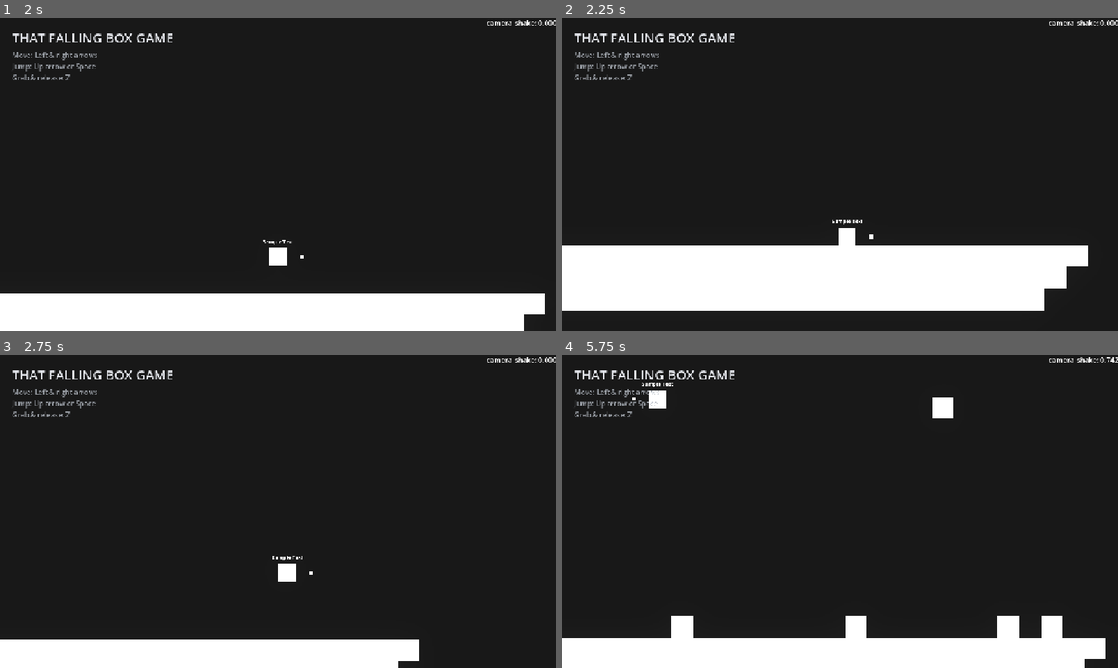
Above: before the commit, frames 1-4 (two rows, left to right).
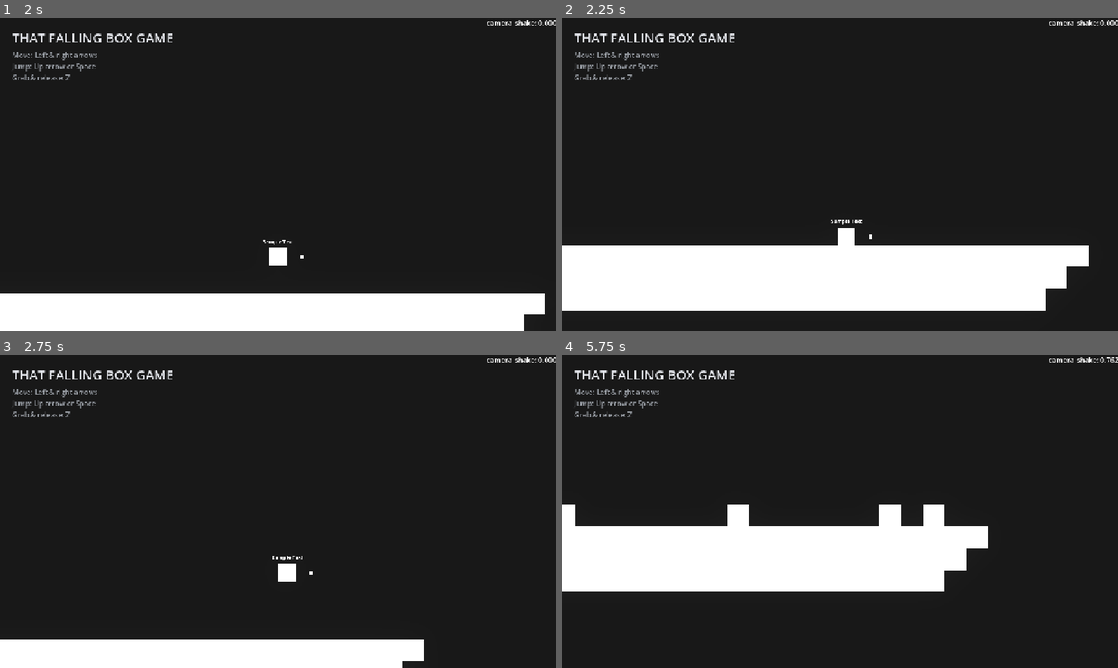
Above: after the commit, the same moments.

Repository: itsMapleLeaf/falling-box
Game: Godot game, scene res://src/main.tscn
Same seed, same stepped clock (60 frames per second), same inputs: the game is played once before the commit and once after it.
Inputs (mouse positions are in pixels of both pictures, inside the frame that each line leads up to):
- Up to frame 1 (2 s): click (222, 174) at 0.52 s; type "12" at 0.6 s; click (250, 190) at 0.75 s; type "12" at 0.83 s; click (316, 190) at 0.98 s; type "12" at 1.07 s; click "Play Local" at 1.25 s
- Up to frame 2 (2.25 s): tap Enter at 2 s; move the mouse to (962, 158) at 2.02 s; hold Right (move_right) from 2.03 s (still down); hold Z (grab) from 2.03 s (still down); click (962, 158) at 2.17 s
- Up to frame 3 (2.75 s): keep holding Right (move_right); keep holding Z (grab); tap Up (jump) at 2.27 s
- Up to frame 4 (5.75 s): release Right (move_right) at 2.75 s; release Z (grab) at 2.75 s; drag from (728, 527) to (856, 570) at 2.77 s; move the mouse to (895, 442) at 3.52 s; hold Right (move_right) 3.53-4.25 s; hold Z (grab) 3.53-4.25 s; tap I at 3.6 s; drag from (812, 574) to (673, 464) at 4.27 s; move the mouse to (1006, 558) at 5.02 s; hold Left (move_left) from 5.03 s (still down); hold Z (grab) from 5.03 s (still down); tap Alt at 5.1 s; tap Up (jump) at 5.27 s

Frame 1 is identical in both runs. In frame 2, less than 0.1% of the frame differs, in the area x 48-95%, y 64-94%; in frame 3, less than 0.1%; in frame 4, 27%, in the area x 0-100%, y 0-100%.

Commit message:
wip grabbing/releasing

Diff:
--- a/src/falling_box.gd
+++ b/src/falling_box.gd
@@ -94,3 +94,9 @@
 
 	if visual.modulate.a <= 0.0:
 		queue_free()
+
+
+@rpc("any_peer", "call_local")
+func remove_grabbed() -> void:
+	if multiplayer.is_server():
+		queue_free()
--- a/src/game_config.gd
+++ b/src/game_config.gd
@@ -24,7 +24,7 @@
 const FLYING_BOX_LIFETIME_SECONDS := 3.0
 
 const RUN_SPEED := 500.0
-const ACCELERATION := 3500.0
+const MOVEMENT_STIFFNESS := 10.0
 const PLAYER_GRAVITY := 2100.0
 const JUMP_VELOCITY := -750.0
 const MAX_FALL_SPEED := 1200.0
--- a/src/player.gd
+++ b/src/player.gd
@@ -5,9 +5,11 @@
 signal died
 
 const MAX_JUMPS := 2
+const HELD_BLOCK_STIFFNESS := 17.0
 
 @export var level: Level
 @export var facing := 1
+@export var holding := false
 
 var jumps_remaining := MAX_JUMPS
 var respawn_rng := RandomNumberGenerator.new()
@@ -17,11 +19,13 @@
 var is_local := false
 
 @onready var cursor_root: Node2D = %CursorRoot
+@onready var cursor: Node2D = %Cursor
 @onready var crush_detector_top: Area2D = %CrushDetectorTop
 @onready var crush_detector_bottom: Area2D = %CrushDetectorBottom
 @onready var camera: Camera2D = %Camera
 @onready var respawn_timer: Timer = %RespawnTimer
 @onready var name_tag: Label = %NameTag
+@onready var held_block: Node2D = %HeldBlock
 
 var respawn_delay: float:
 	set(value):
@@ -44,12 +48,33 @@
 	)
 
 
+func _unhandled_input(event: InputEvent) -> void:
+	if not is_multiplayer_authority():
+		return
+
+	if event.is_action_pressed("grab"):
+		grab()
+
+	if event.is_action_released("grab"):
+		release()
+
+
 func set_name_tag_text(text: String) -> void:
 	name_tag.text = text
 
 
 func _process(_delta: float) -> void:
 	cursor_root.scale.x = facing
+	_update_holding_display()
+
+
+func _update_holding_display() -> void:
+	if holding:
+		cursor.visible = false
+		held_block.visible = true
+	else:
+		cursor.visible = true
+		held_block.visible = false
 
 
 func _physics_process(delta: float) -> void:
@@ -58,10 +83,10 @@
 	if not is_zero_approx(direction):
 		facing = 1 if direction > 0.0 else -1
 
-	velocity.x = move_toward(
+	velocity.x = lerpf(
 		velocity.x,
 		direction * GameConfig.RUN_SPEED,
-		GameConfig.ACCELERATION * delta,
+		GameConfig.MOVEMENT_STIFFNESS * delta,
 	)
 
 	if is_on_floor():
@@ -82,8 +107,13 @@
 	if is_on_floor():
 		jumps_remaining = MAX_JUMPS
 
-	if (global_position.y > level.player_fallout.global_position.y):
+	if global_position.y > level.player_fallout.global_position.y:
 		die()
+
+	held_block.global_position = held_block.global_position.lerp(
+		cursor.global_position,
+		delta * HELD_BLOCK_STIFFNESS,
+	)
 
 
 func _is_squished_by_falling_box() -> bool:
@@ -106,6 +136,7 @@
 	respawn_timer.start()
 	died.emit()
 	Tremble.trigger(100)
+	release()
 
 	const EXPLOSION = preload("uid://b47038mcmvy10")
 	var explosion: GPUParticles2D = EXPLOSION.instantiate()
@@ -128,3 +159,32 @@
 
 func _on_respawn_timer_timeout() -> void:
 	respawn()
+
+
+func grab() -> void:
+	if holding:
+		return
+
+	var params := PhysicsPointQueryParameters2D.new()
+	params.position = cursor.global_position
+
+	var results := get_world_2d().direct_space_state.intersect_point(params)
+	for result in results:
+		var box := result['collider'] as FallingBox
+		if box:
+			#resolve_grab.rpc(box.global_position)
+			held_block.global_position = box.global_position
+			held_block.reset_physics_interpolation()
+			holding = true
+			_update_holding_display()
+			box.remove_grabbed.rpc()
+			return
+
+
+func release() -> void:
+	if not holding:
+		return
+
+	holding = false
+	_update_holding_display()
+	# TODO: create flying block
--- a/src/player.tscn
+++ b/src/player.tscn
@@ -5,6 +5,9 @@
 
 [sub_resource type="QuadMesh" id="QuadMesh_player"]
 size = Vector2(40, 40)
+
+[sub_resource type="QuadMesh" id="QuadMesh_body"]
+size = Vector2(50, 50)
 
 [sub_resource type="QuadMesh" id="QuadMesh_cursor"]
 size = Vector2(8, 8)
@@ -18,22 +21,25 @@
 [sub_resource type="RectangleShape2D" id="RectangleShape2D_lowyb"]
 size = Vector2(25, 21)
 
+[sub_resource type="SystemFont" id="SystemFont_ehvfd"]
+
+[sub_resource type="LabelSettings" id="LabelSettings_h5w0j"]
+font = SubResource("SystemFont_ehvfd")
+font_size = 12
+
 [sub_resource type="SceneReplicationConfig" id="SceneReplicationConfig_gmfve"]
 properties/0/path = NodePath(".:position")
 properties/0/spawn = true
 properties/0/replication_mode = 1
 properties/1/path = NodePath(".:facing")
 properties/1/spawn = true
-properties/1/replication_mode = 1
+properties/1/replication_mode = 2
 properties/2/path = NodePath("NameTag:text")
 properties/2/spawn = true
-properties/2/replication_mode = 1
-
-[sub_resource type="SystemFont" id="SystemFont_ehvfd"]
-
-[sub_resource type="LabelSettings" id="LabelSettings_h5w0j"]
-font = SubResource("SystemFont_ehvfd")
-font_size = 12
+properties/2/replication_mode = 2
+properties/3/path = NodePath(".:holding")
+properties/3/spawn = true
+properties/3/replication_mode = 2
 
 [node name="Player" type="CharacterBody2D" unique_id=1988052361]
 collision_layer = 2
@@ -43,10 +49,19 @@
 [node name="Body" type="MeshInstance2D" parent="." unique_id=857442156]
 mesh = SubResource("QuadMesh_player")
 
+[node name="TransformReset" type="Node" parent="." unique_id=1715643598]
+editor_description = "This node exists to disconnect the held block's transform from the player, so I can interpolate its motion independently"
+
+[node name="HeldBlock" type="MeshInstance2D" parent="TransformReset" unique_id=1690758157]
+unique_name_in_owner = true
+position = Vector2(57, 0)
+mesh = SubResource("QuadMesh_body")
+
 [node name="CursorRoot" type="Node2D" parent="." unique_id=841290814]
 unique_name_in_owner = true
 
 [node name="Cursor" type="MeshInstance2D" parent="CursorRoot" unique_id=1793711821]
+unique_name_in_owner = true
 position = Vector2(55, 0)
 mesh = SubResource("QuadMesh_cursor")
 
@@ -92,9 +107,6 @@
 wait_time = 0.8
 one_shot = true
 
-[node name="MultiplayerSynchronizer" type="MultiplayerSynchronizer" parent="." unique_id=2084790207]
-replication_config = SubResource("SceneReplicationConfig_gmfve")
-
 [node name="NameTag" type="Label" parent="." unique_id=101886723]
 unique_name_in_owner = true
 anchors_preset = 7
@@ -113,4 +125,8 @@
 horizontal_alignment = 1
 vertical_alignment = 2
 
+[node name="MultiplayerSynchronizer" type="MultiplayerSynchronizer" parent="." unique_id=2084790207]
+replication_config = SubResource("SceneReplicationConfig_gmfve")
+visibility_update_mode = 1
+
 [connection signal="timeout" from="RespawnTimer" to="." method="_on_respawn_timer_timeout"]
Not shown, changed: todo.md
